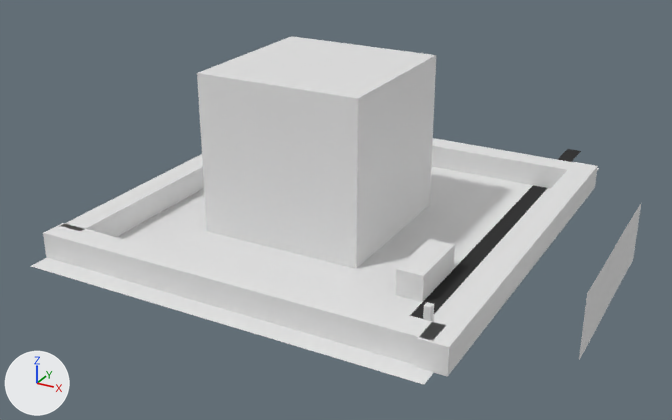
One commit to the Blender file Assets/RJR_Stage.blend: the scene before it, then after it.
Before and after are seen from a 50 mm lens placed at (349.0, -790.0, 519.0), pointed at (-208.0, 223.0, 13.0). The axes (+X, +Y, +Z) are drawn at lower left. The lights are the same throughout.
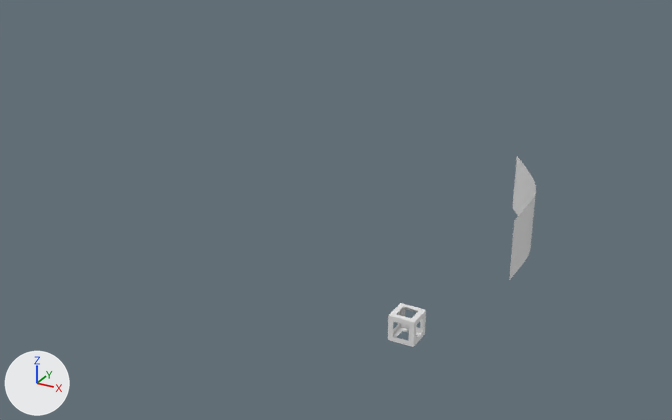
Location of each change, [x1, y1, x2, y2] in pixels of the pictures (672 x 420 px):
```json
{"object": "Cube.006", "change": "hidden", "before": [197, 36, 436, 269]}
{"object": "Plane.001", "change": "hidden", "before": [31, 166, 599, 384]}
{"object": "Cube.004", "change": "hidden", "before": [43, 223, 446, 365]}
{"object": "Cube.005", "change": "hidden", "before": [416, 162, 598, 377]}
{"object": "BezierCurve", "change": "reshaped", "before": [579, 204, 641, 360], "after": [509, 156, 536, 280], "on screen": "56% narrower, 20% shorter"}
{"object": "Cube.003", "change": "hidden", "before": [65, 154, 204, 237]}
{"object": "Cube.002", "change": "hidden", "before": [432, 138, 580, 189]}
{"object": "Plane", "change": "hidden", "before": [410, 149, 581, 319], "on screen": "black"}
{"object": "Cube.001", "change": "hidden", "before": [396, 239, 455, 302]}
{"object": "Cube.011", "change": "added", "after": [388, 303, 426, 347]}
{"object": "Cube", "change": "hidden", "before": [423, 302, 434, 321]}
```

Edits to the scene script, one JSON object a line:
```json
{"op": "add", "block": "me_cube_011", "code": ["me_cube_011 = bpy.data.meshes.new('Cube.011')", "me_cube_011.from_pydata(...)  # 63 vertices, 48 faces, 22 loose edges; spans x -1.0..1.0, y -1.0..1.0, z -1.0..1.0"]}
{"block": "cu_beziercurve", "where": "_sp = cu_beziercurve.splines.new('BEZIER'); _sp.bezier_points.add(1)"}
{"op": "remove", "block": "cu_beziercurve", "code": "_sp.bezier_points.foreach_set('co', [-0.972, 0.0, 0.0, 0.972, -0.32, 0.0])"}
{"op": "remove", "block": "cu_beziercurve", "code": "_sp.bezier_points.foreach_set('handle_left', [-1.668, 0.123, 0.0, -0.013, -0.147, 0.0])"}
{"op": "remove", "block": "cu_beziercurve", "code": "_sp.bezier_points.foreach_set('handle_right', [-0.275, -0.123, 0.0, 1.957, -0.494, 0.0])"}
{"op": "add", "block": "cu_beziercurve", "code": "_sp.bezier_points.foreach_set('co', [0.187, 0.727, 0.0, 1.848, 0.96, 0.0])"}
{"op": "add", "block": "cu_beziercurve", "code": "_sp.bezier_points.foreach_set('handle_left', [-0.51, 0.85, 0.0, 0.942, 0.538, 0.0])"}
{"op": "add", "block": "cu_beziercurve", "code": "_sp.bezier_points.foreach_set('handle_right', [0.883, 0.604, 0.0, 2.755, 1.383, 0.0])"}
{"op": "add", "block": "ob_cube_006", "code": "ob_cube_006.hide_render = True"}
{"op": "set", "path": "ob_cube_005.location", "old": "(54.0, 224.0, 16.0)", "new": "(50.0, 220.0, 15.0)"}
{"op": "set", "path": "ob_cube_005.scale", "old": "(-16.9, -281.0, -16.9)", "new": "(16.0, 300.0, 16.0)"}
{"op": "add", "block": "ob_cube_005", "code": "ob_cube_005.hide_render = True"}
{"op": "add", "block": "ob_cube_004", "code": "ob_cube_004.hide_render = True"}
{"op": "add", "block": "ob_cube_003", "code": "ob_cube_003.hide_render = True"}
{"op": "add", "block": "ob_cube_002", "code": "ob_cube_002.hide_render = True"}
{"op": "add", "block": "ob_cube_001", "code": "ob_cube_001.hide_render = True"}
{"op": "add", "block": "ob_plane_001", "code": "ob_plane_001.hide_render = True"}
{"op": "add", "block": "ob_cube", "code": "ob_cube.hide_render = True"}
{"op": "add", "block": "ob_plane", "code": "ob_plane.hide_render = True"}
{"op": "add", "block": "ob_cube_011", "code": ["ob_cube_011 = bpy.data.objects.new('Cube.011', me_cube_011)", "ob_cube_011.location = (0.0, 0.0, 9.0)", "ob_cube_011.scale = (15.0, 15.0, 15.0)"]}
```
